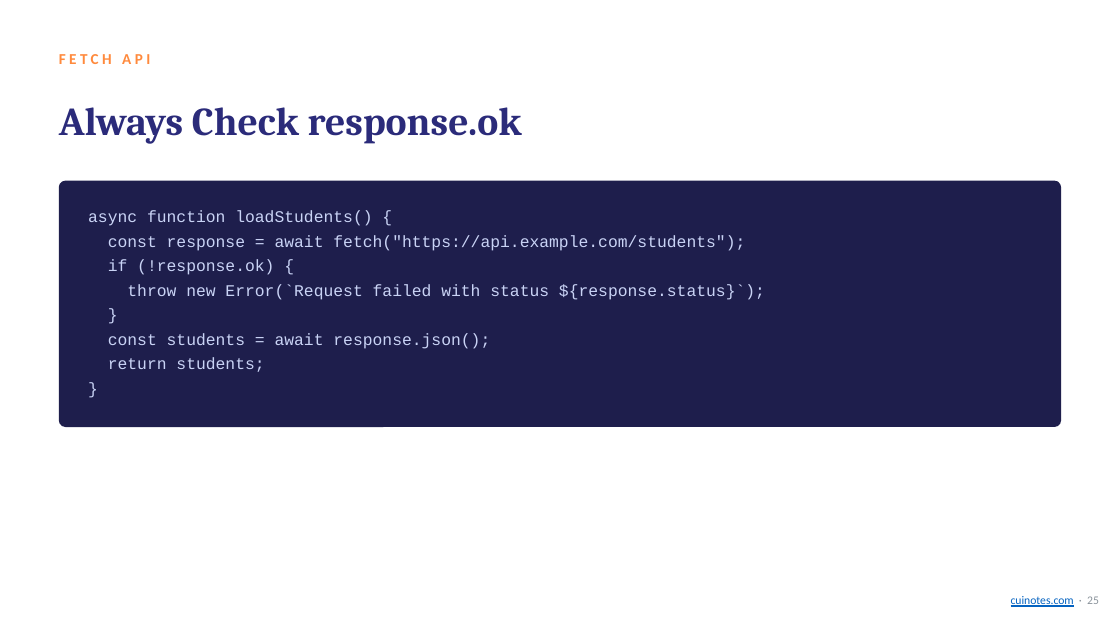
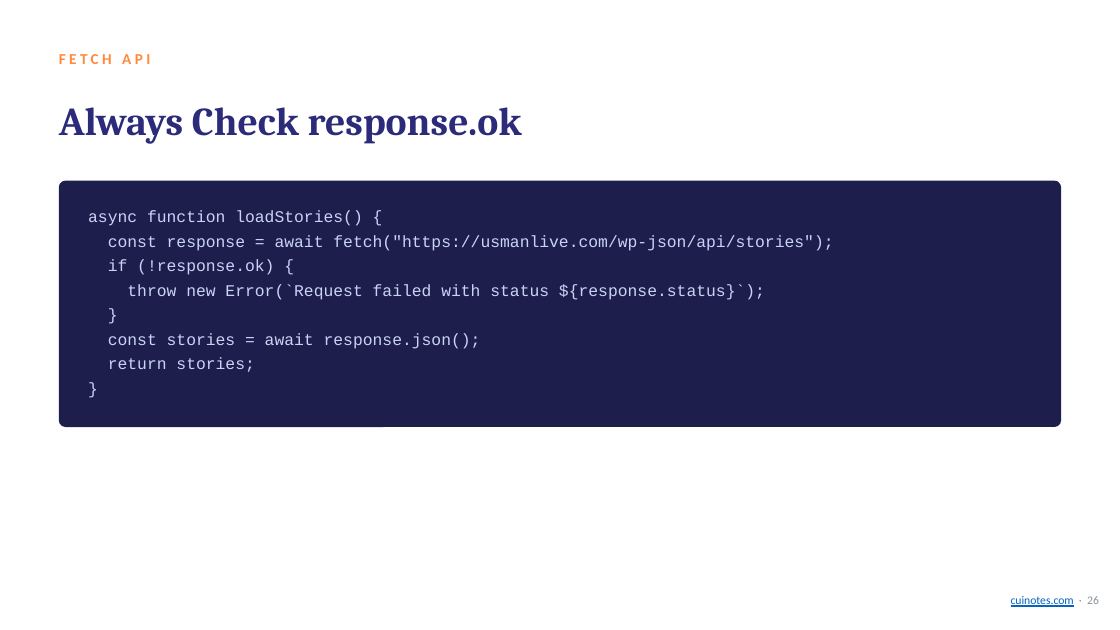
Before and after one commit to mua22/mern-web-book, a slide deck: slide 26 of slides/CSC336-Lecture-15-Async-JavaScript-Promises-and-Fetch.pptx (slide 25 before the commit). Drawn at 1120x630 pixels with LibreOffice and Linux fonts; fonts in the diff are those of the drawing. Boxes give left, top, right and bottom in pixels: in the first picture for what was removed or moved away, otherwise in the second. Text is boxed around its words. In the diff, an @@ line names an element or a change of style, - is before the commit and + after.

```diff
--- a/slides/CSC336-Lecture-15-Async-JavaScript-Promises-and-Fetch.pptx
+++ b/slides/CSC336-Lecture-15-Async-JavaScript-Promises-and-Fetch.pptx
@@ text at [88, 210, 833, 251]: text changed @@
-async function loadStudents() {
-const response = await fetch("https://api.example.com/students");
+async function loadStories() {
+const response = await fetch("https://usmanlive.com/wp-json/api/stories");
@@ text at [108, 333, 481, 372]: text changed @@
-const students = await response.json();
-return students;
+const stories = await response.json();
+return stories;
@@ text at [1011, 596, 1099, 607]: text changed @@
-cuinotes.com · 25
+cuinotes.com · 26
```
Also in this commit, not shown: 26 other slides changed, 3 slides added, 1 other file.
